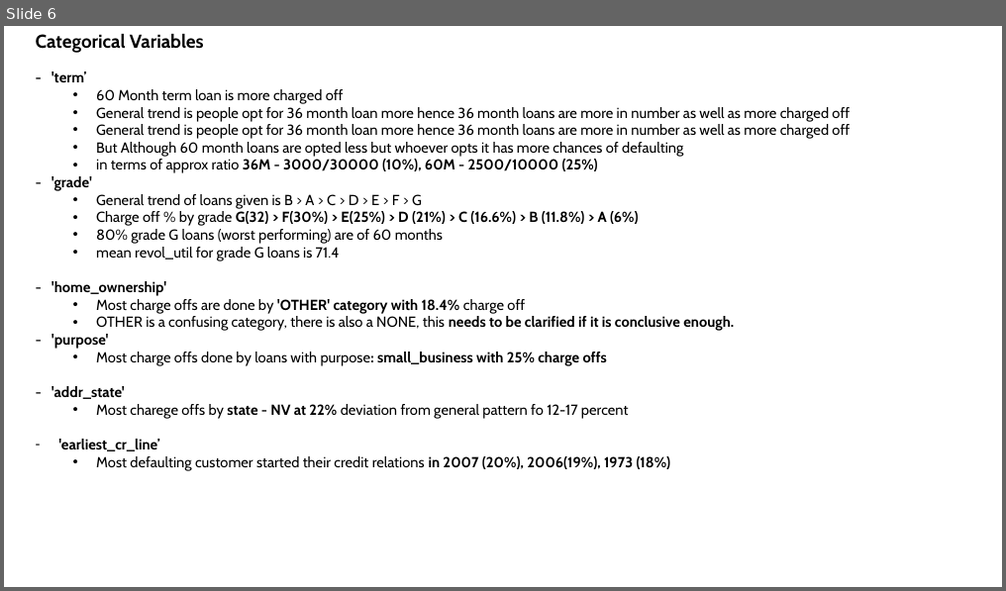
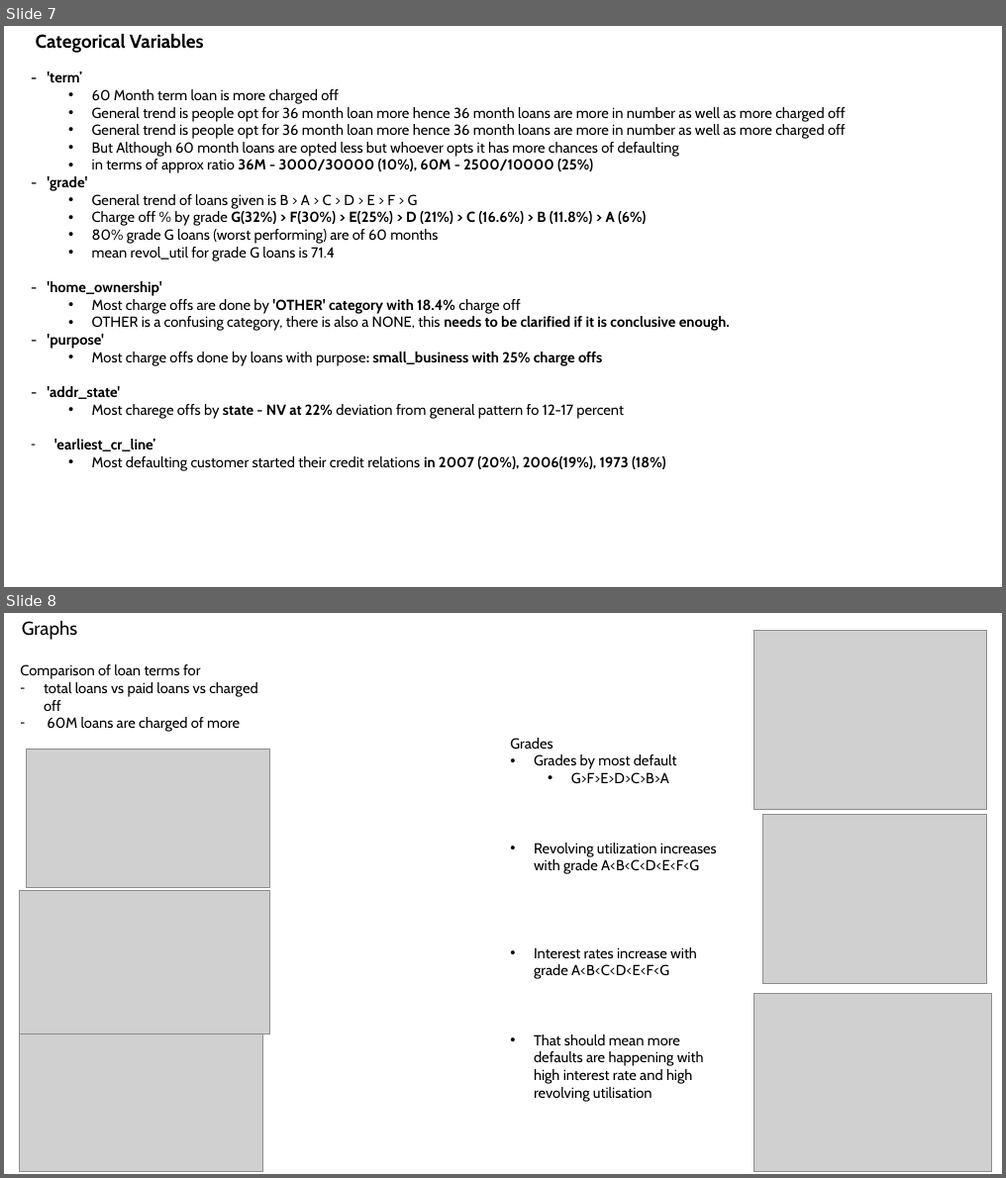
Before and after one commit to VFulara/LendingClubCaseStudy, a slide deck: Presentation.pptx. Shown one above the other, each under a label of ours: slide 6 before the commit, slides 7 and 8 after it. The pictures are 1006x591 and 1006x1178 pixels, drawn with LibreOffice and Linux fonts; fonts in the diff are those of the drawing; grey boxes stand for pictures. Boxes give left, top, right and bottom in pixels: in the first picture for what was removed or moved away, otherwise in the second. Text is boxed around its words. In the diff, an @@ line names an element or a change of style, - is before the commit and + after.

```diff
--- a/Presentation.pptx
+++ b/Presentation.pptx
@@ slide 8 added at (4,613,1002,1174), background #FFFFFF @@
@@ text added at (22,621,77,640), 18 pt, text #000000 @@
+Graphs
@@ picture added at (753,630,987,810) @@
@@ text added at (20,664,257,732), 14 pt, text #000000 @@
+Comparison of loan terms for
+– total loans vs paid loans vs charged off
+– 60M loans are charged of more
@@ picture added at (26,749,269,887) @@
@@ text added at (510,738,717,1102), 14 pt, text #000000 @@
+Grades
+• Grades by most default
+  • G>F>E>D>C>B>A
+• Revolving utilization increases with grade A<B<C<D<E<F<G
+• Interest rates increase with grade A<B<C<D<E<F<G
+• That should mean more defaults are happening with high interest rate and high revolving utilisation
@@ picture added at (763,815,987,984) @@
@@ picture added at (19,890,269,1035) @@
@@ picture added at (753,994,991,1172) @@
@@ picture added at (19,1035,263,1172) @@
@@ what was slide 6 is now slide 7 @@
@@ slide 7 changed as well @@
@@ text at (92,211,646,226): text changed @@
-  • Charge off % by grade G(32) > F(30%) > E(25%) > D (21%) > C (16.6%) > B (11.8%) > A (6%)
+  • Charge off % by grade G(32%) > F(30%) > E(25%) > D (21%) > C (16.6%) > B (11.8%) > A (6%)
```
Also in this commit, not shown: 6 other slides changed, 4 other slides added, 3 slides removed, 5 other files.
